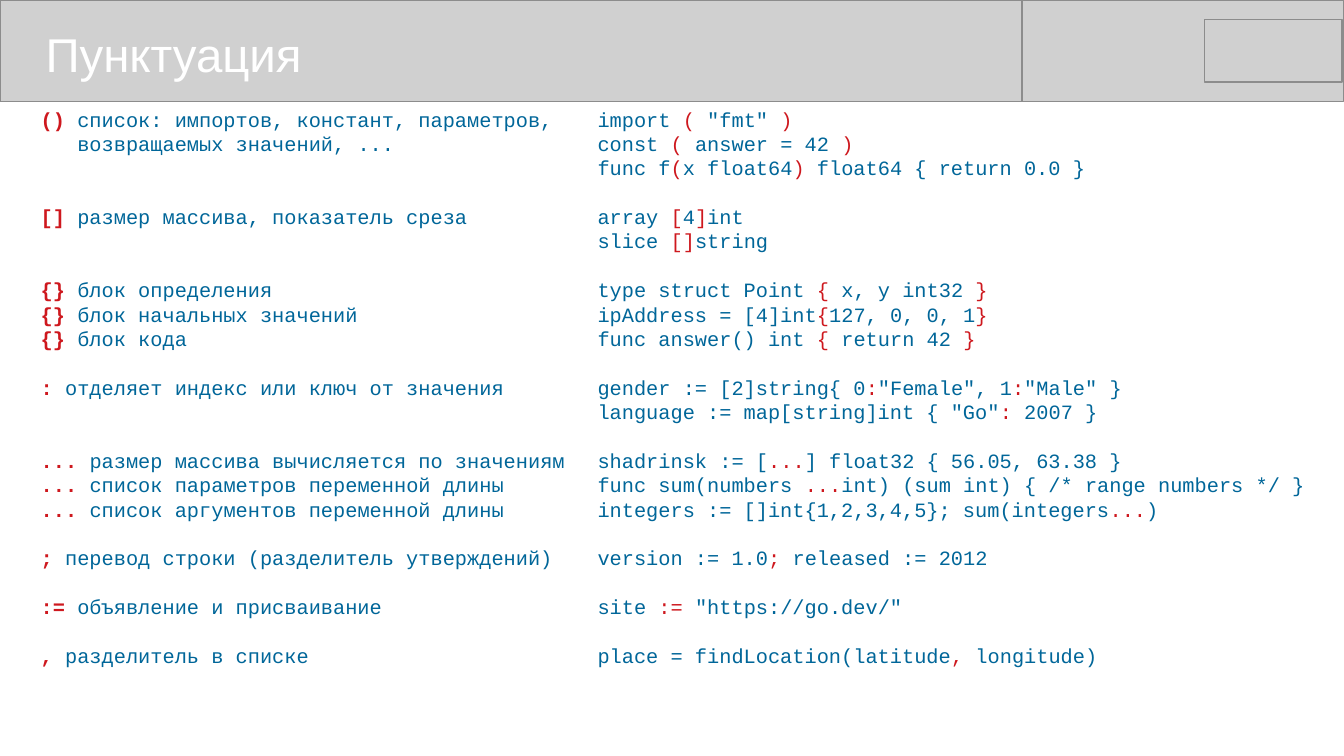
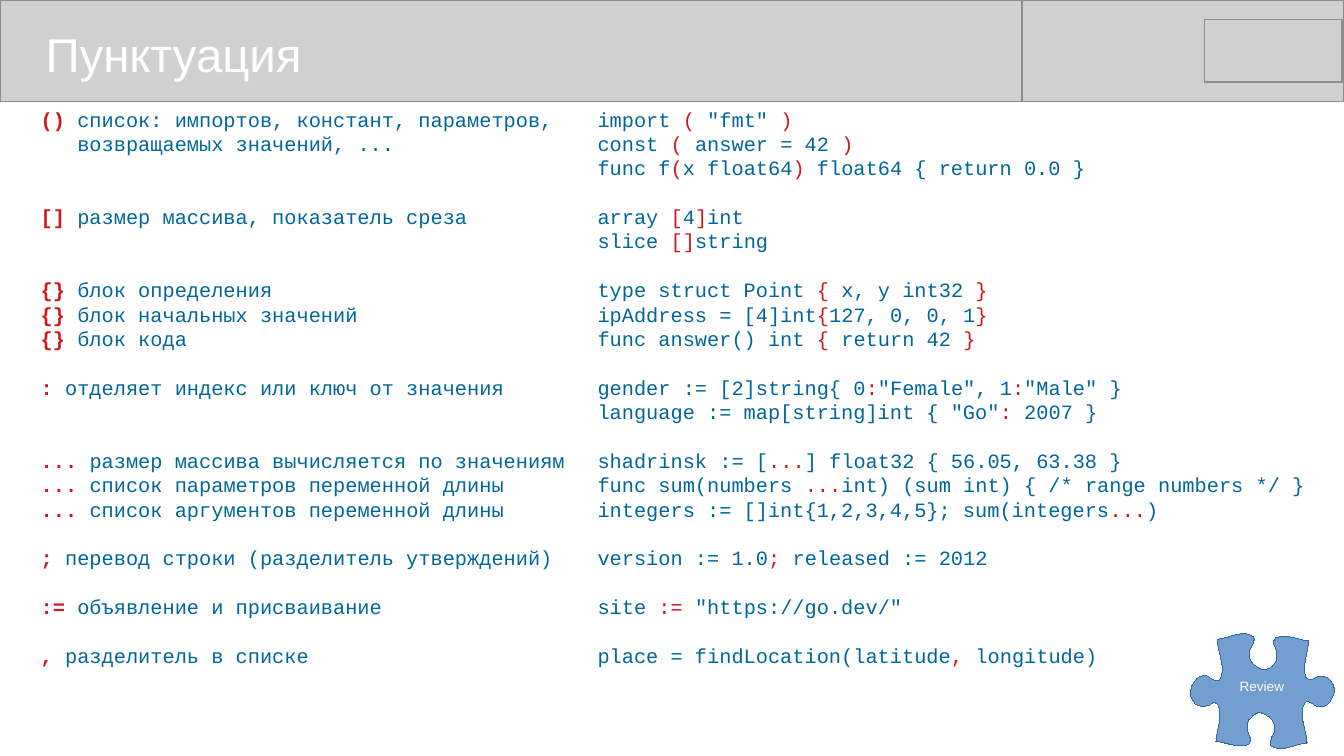
Before and after one commit to mike-shock/Go_language, a slide deck: slide 15 of tutorial/Go_Intro.odp. Drawn at 1344x756 pixels with LibreOffice and Linux fonts; fonts in the diff are those of the drawing; grey boxes stand for pictures. Boxes give left, top, right and bottom in pixels: in the first picture for what was removed or moved away, otherwise in the second. Text is boxed around its words. In the diff, an @@ line names an element or a change of style, - is before the commit and + after.

```diff
--- a/tutorial/Go_Intro.odp
+++ b/tutorial/Go_Intro.odp
@@ freeform shape added at [1190, 634, 1334, 749], fill #729FCF, outline #3465A4 0 pt, 8 pt, text #FFFFFF @@
+Review
```
Also in this commit, not shown: 4 other slides changed, 1 slide added, 2 other files.
